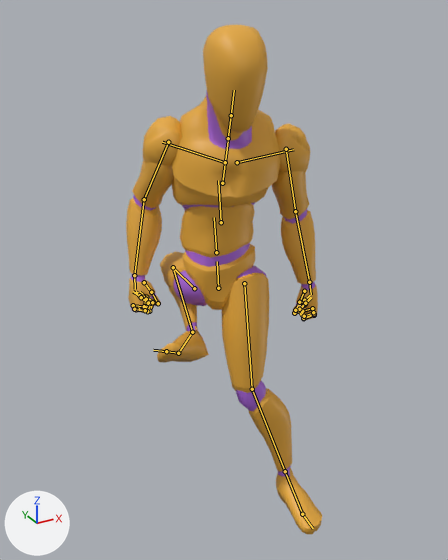
The glTF model public/models/quaternius/blender-kicks-core.glb as it was, and as the next commit left it.
Rendered twice from a 50 mm camera at (-0.966, -1.731, 1.799) aimed at (0.005, 0.035, 0.916). The lights are fixed; the arrows at lower left show +X, +Y and +Z. The picture after the commit comes second. Both versions are drawn at frame 13 of the action 'BF_RisingKick_R'; the numbers are the values there. The bones that change, and the others that lie on the model, are drawn over the model as lines.

Objects in the first picture: 'Mannequin'.
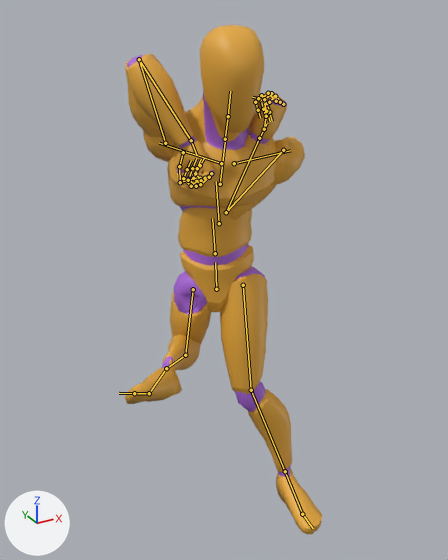
Edits to the bpy script that builds the scene:
```text
Change bone_pelvis:
    where bone_pelvis = bpy.data.objects['Armature'].pose.bones['pelvis']  # child of 'root'
    bone_pelvis.location: (0.004, -0.052, -0.011) -> (-0.005, -0.052, -0.007)
Change bone_upperarm_l:
    where bone_upperarm_l = bpy.data.objects['Armature'].pose.bones['upperarm_l']  # child of 'clavicle_l'
    bone_upperarm_l.rotation_quaternion: (0.825, -0.015, 0.0, -0.564) -> (0.446, 0.565, 0.04, -0.693)  # degrees (-1, -1, -69) -> degrees (51, 55, -86)
Change bone_lowerarm_l:
    where bone_lowerarm_l = bpy.data.objects['Armature'].pose.bones['lowerarm_l']  # child of 'upperarm_l'
    bone_lowerarm_l.rotation_quaternion: (0.973, 0.23, 0.001, 0.007) -> (0.291, 0.956, 0.001, 0.029)  # degrees (27, 0, 1) -> degrees (146, -3, 1)
Change bone_upperarm_r:
    where bone_upperarm_r = bpy.data.objects['Armature'].pose.bones['upperarm_r']  # child of 'clavicle_r'
    bone_upperarm_r.rotation_quaternion: (0.821, -0.066, 0.0, 0.567) -> (0.664, 0.279, 0.428, -0.546)  # degrees (-6, 4, 69) -> degrees (-12, 61, -86)
Change bone_lowerarm_r:
    where bone_lowerarm_r = bpy.data.objects['Armature'].pose.bones['lowerarm_r']  # child of 'upperarm_r'
    bone_lowerarm_r.rotation_quaternion: (0.924, 0.352, -0.136, 0.057) -> (0.283, 0.948, -0.037, 0.143)  # degrees (42, -17, 1) -> degrees (147, -17, 1)
Change bone_thigh_r:
    where bone_thigh_r = bpy.data.objects['Armature'].pose.bones['thigh_r']  # child of 'pelvis'
    bone_thigh_r.rotation_quaternion: (0.254, 0.169, 0.637, 0.708) -> (0.171, 0.014, 0.924, 0.341)  # degrees (82, 5, 145) -> degrees (-42, 162, -9)
Change bone_calf_r:
    where bone_calf_r = bpy.data.objects['Armature'].pose.bones['calf_r']  # child of 'thigh_r'
    bone_calf_r.rotation_quaternion: (0.209, 0.911, 0.054, -0.352) -> (0.368, 0.859, 0.116, -0.337)  # degrees (153, 42, -4) -> degrees (132, 42, -4)
Change bone_foot_r:
    where bone_foot_r = bpy.data.objects['Armature'].pose.bones['foot_r']  # child of 'calf_r'
    bone_foot_r.rotation_quaternion: (0.361, -0.012, -0.692, -0.624) -> (0.331, 0.103, -0.868, -0.353)  # degrees (87, -31, -150) -> degrees (-52, -150, 29)
```

Location of each change, (x1, y1, x2, y2) in pixels of the pictures (448 x 560 px):
'Mannequin', posed: before (126, 25, 322, 534); after (125, 25, 322, 534)
bone 'pelvis', root to tip: before (218, 288) to (217, 261); after (216, 289) to (215, 262)
bone 'upperarm_l', root to tip: before (286, 149) to (295, 211); after (283, 150) to (226, 212)
bone 'lowerarm_l', root to tip: before (295, 211) to (309, 282); after (226, 212) to (259, 138)
bone 'upperarm_r', root to tip: before (168, 142) to (144, 199); after (165, 143) to (139, 59)
bone 'lowerarm_r', root to tip: before (144, 199) to (134, 275); after (139, 59) to (191, 140)
bone 'thigh_r', root to tip: before (194, 288) to (173, 267); after (193, 289) to (185, 355)
bone 'calf_r', root to tip: before (173, 267) to (192, 332); after (185, 355) to (166, 368)
bone 'foot_r', root to tip: before (192, 332) to (178, 353); after (166, 368) to (149, 393)
